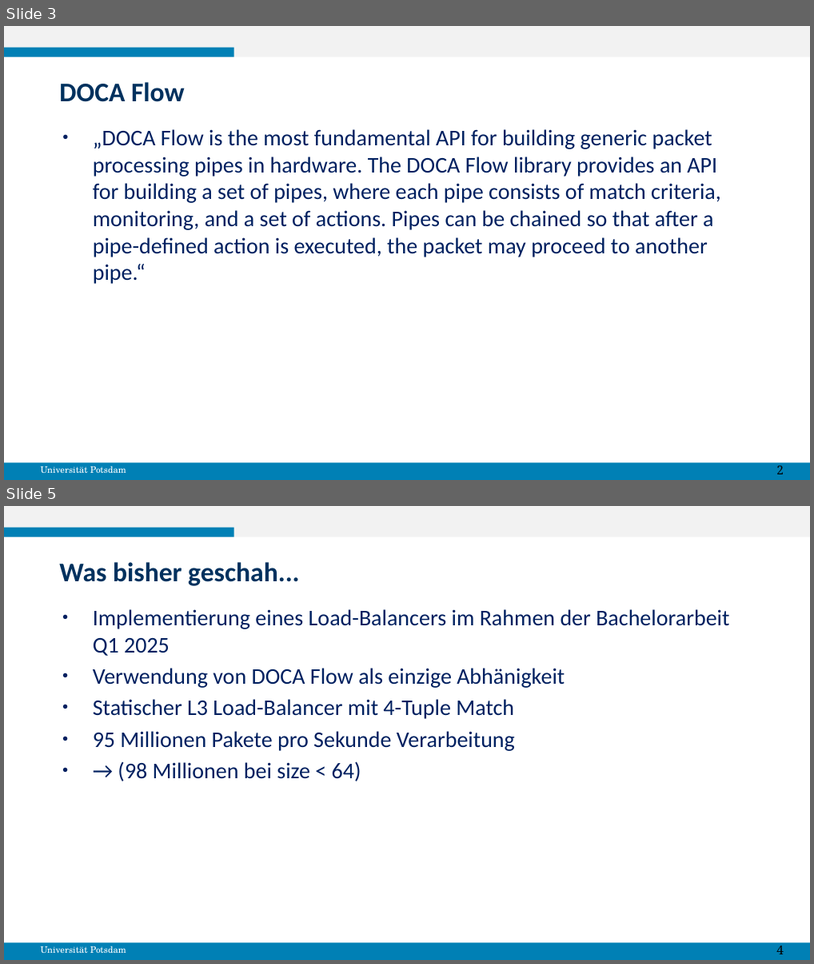
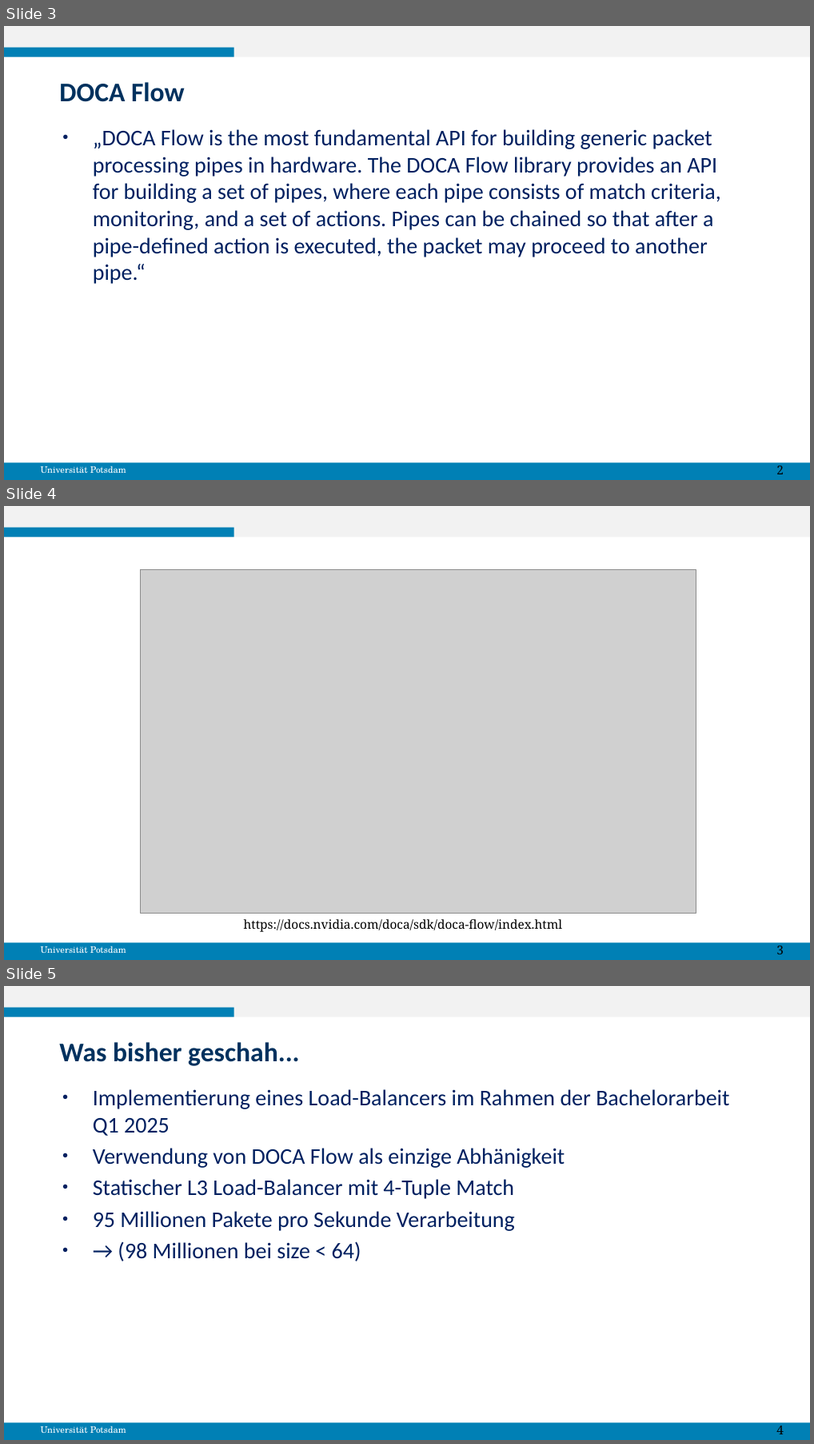
Before and after one commit to gespel/XenoFlow, a slide deck: docs/MasterPraktikumBericht.odp. Shown one above the other, each under a label of ours: slides 3 and 5 before the commit, slides 3, 4 and 5 after it; the slides between them are not shown. The pictures are 814x964 and 814x1444 pixels, drawn with LibreOffice and Linux fonts; fonts in the diff are those of the drawing; grey boxes stand for pictures. Boxes give left, top, right and bottom in pixels: in the first picture for what was removed or moved away, otherwise in the second. Text is boxed around its words. In the diff, an @@ line names an element or a change of style, - is before the commit and + after.

```diff
--- a/docs/MasterPraktikumBericht.odp
+++ b/docs/MasterPraktikumBericht.odp
@@ slide 4 added at <box>4,506,810,960</box>, background #FFFFFF; not listed: 4 template elements that a slide beside it also shows @@
@@ picture added at <box>140,570,696,912</box> @@
@@ text added at <box>244,919,563,932</box>, 11 pt, text #000000 @@
+https://docs.nvidia.com/doca/sdk/doca-flow/index.html
@@ text added at <box>777,945,784,954</box>, 11 pt, text #000000 @@
+3
```
Also in this commit, not shown: 2 slides changed, 1 other slide added, 2 slides removed.
